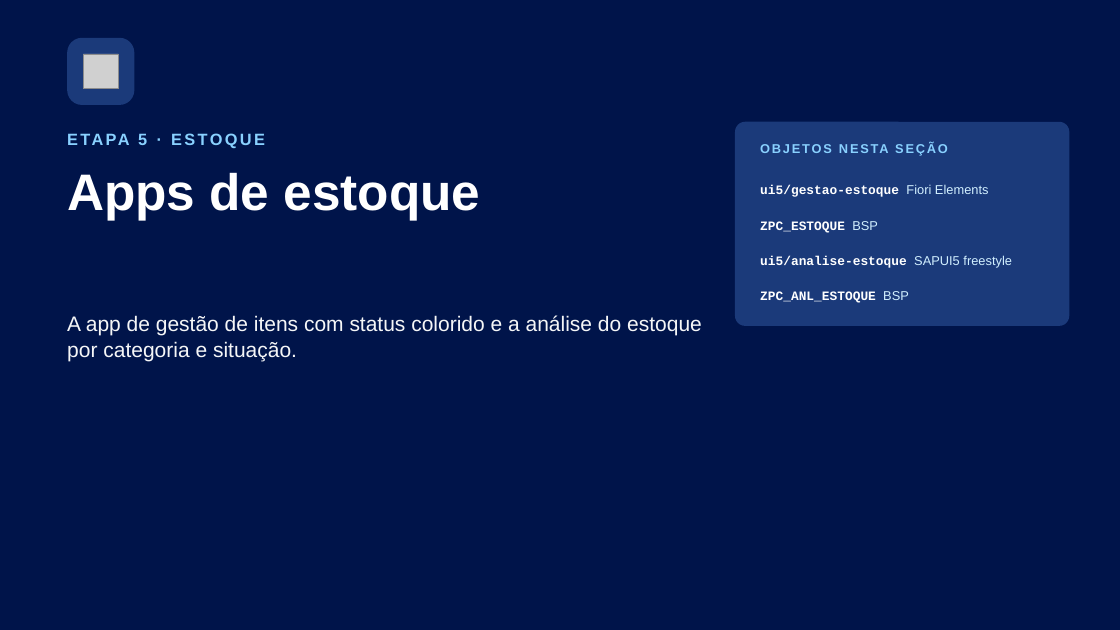
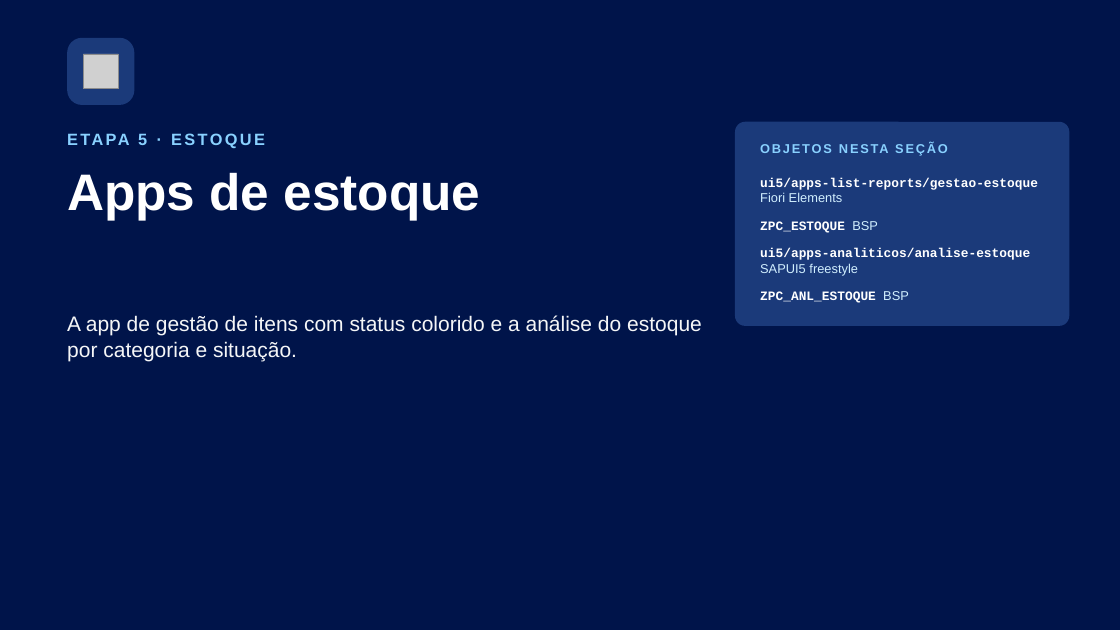
Before and after one commit to AdrianoBispo/sap-abap-rap-pedidos-de-compras-app, a slide deck: slide 12 of docs/apresentacoes/05-apps-fiori.pptx. Drawn at 1120x630 pixels with LibreOffice and Linux fonts; fonts in the diff are those of the drawing; grey boxes stand for pictures. Boxes give left, top, right and bottom in pixels: in the first picture for what was removed or moved away, otherwise in the second. Text is boxed around its words. In the diff, an @@ line names an element or a change of style, - is before the commit and + after.

```diff
--- a/docs/apresentacoes/05-apps-fiori.pptx
+++ b/docs/apresentacoes/05-apps-fiori.pptx
@@ text at [760,178,1038,202]: text changed @@
-ui5/gestao-estoque Fiori Elements
+ui5/apps-list-reports/gestao-estoque Fiori Elements
@@ text at [760,248,1030,276]: text changed @@
-ui5/analise-estoque SAPUI5 freestyle
+ui5/apps-analiticos/analise-estoque SAPUI5 freestyle
```
Also in this commit, not shown: 12 other slides changed, 2 other files.
